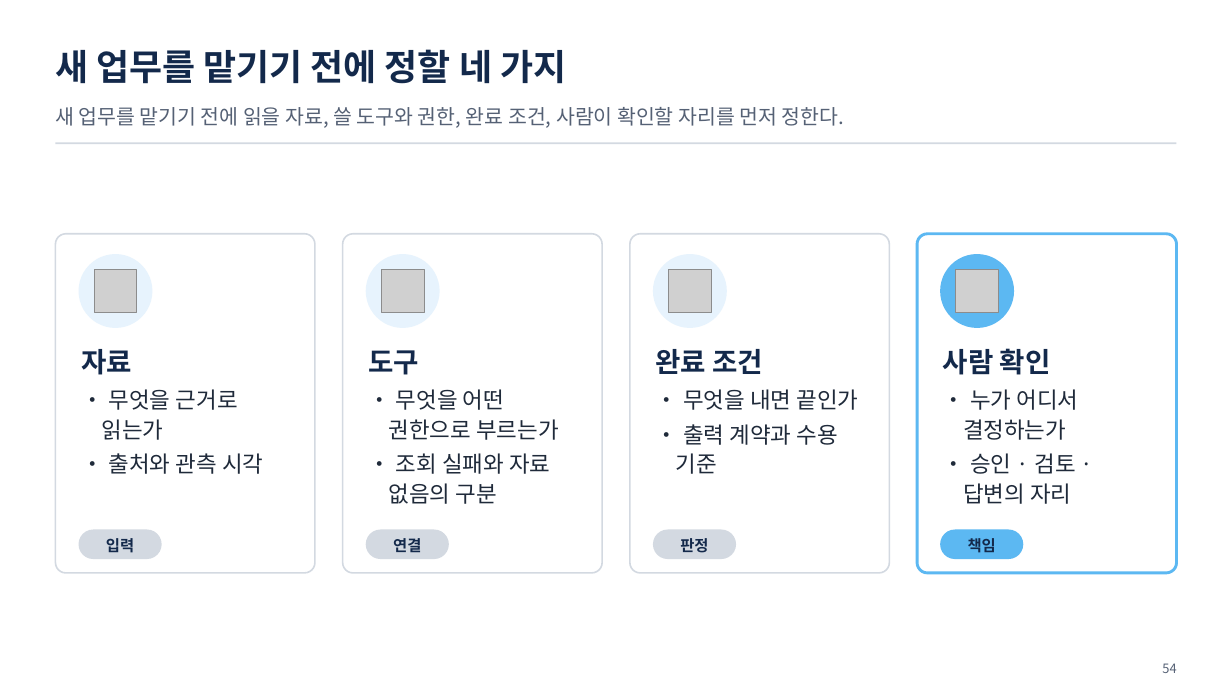
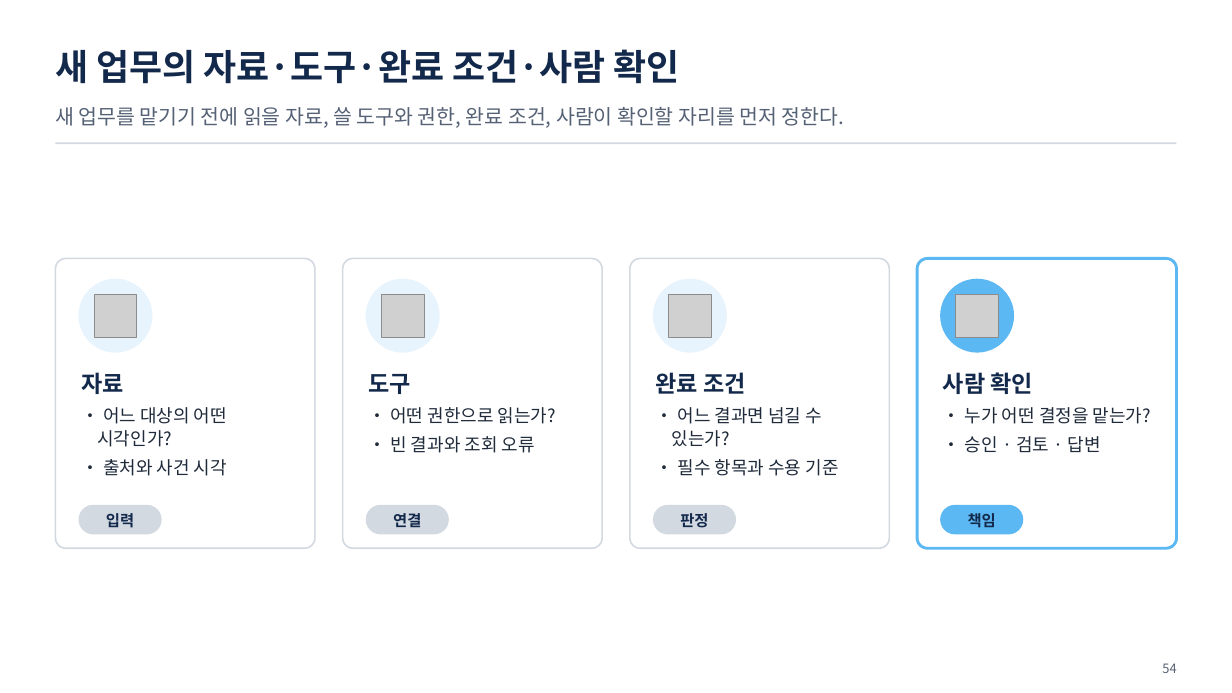
Before and after one commit to uengine-oss/hyd-iot-edu, a slide deck: slide 54 of workspace/강의제작/산출물/통합반/이론/08회차/통합반_08일차.pptx. Drawn at 1232x693 pixels with LibreOffice and Linux fonts; fonts in the diff are those of the drawing; grey boxes stand for pictures. Boxes give left, top, right and bottom in pixels: in the first picture for what was removed or moved away, otherwise in the second. Text is boxed around its words. In the diff, an @@ line names an element or a change of style, - is before the commit and + after.

Commit message:
통합반 8회차 06편 51~58장 개정 화면·대본의 검토 중간판 보존

```diff
--- a/workspace/강의제작/산출물/통합반/이론/08회차/통합반_08일차.pptx
+++ b/workspace/강의제작/산출물/통합반/이론/08회차/통합반_08일차.pptx
@@ text at box(55, 49, 680, 84): text changed @@
-새 업무를 맡기기 전에 정할 네 가지
+새 업무의 자료·도구·완료 조건·사람 확인
@@ rounded rectangle: place and size @@
-rounded rectangle at box(55, 234, 315, 573)
+rounded rectangle at box(55, 259, 315, 549)
@@ rounded rectangle: place and size @@
-rounded rectangle at box(343, 234, 603, 573)
+rounded rectangle at box(343, 259, 603, 549)
@@ rounded rectangle: place and size @@
-rounded rectangle at box(630, 234, 890, 573)
+rounded rectangle at box(630, 259, 890, 549)
@@ rounded rectangle: place and size @@
-rounded rectangle at box(917, 234, 1177, 573)
+rounded rectangle at box(917, 259, 1177, 549)
@@ 4 ellipses, 4 pictures: place and size @@
-4 ellipses, 4 pictures at box(79, 254, 1014, 328)
+4 ellipses, 4 pictures at box(79, 279, 1014, 353)
@@ text "자료": place and size @@
-text "자료" at box(81, 349, 263, 474)
+text "자료" at box(81, 372, 227, 476)
@@ text at box(81, 372, 124, 394): size 21.5 to 18 pt in "자료" @@
@@ text "도구": place and size @@
-text "도구" at box(368, 350, 559, 504)
+text "도구" at box(368, 374, 556, 453)
@@ text at box(368, 374, 411, 394): size 21.5 to 18 pt in "도구" @@
@@ text "완료 조건": place and size @@
-text "완료 조건" at box(656, 349, 858, 474)
+text "완료 조건" at box(656, 372, 839, 476)
@@ text at box(656, 372, 746, 394): size 21.5 to 18 pt in "완료 조건" @@
@@ text "사람 확인": place and size @@
-text "사람 확인" at box(943, 348, 1079, 504)
+text "사람 확인" at box(943, 372, 1151, 453)
@@ text at box(943, 372, 1034, 394): size 21.5 to 18 pt in "사람 확인" @@
@@ text at box(97, 407, 227, 476): text changed; size 17.5 to 14 pt @@
-• 무엇을 근거로 읽는가
-• 출처와 관측 시각
+• 어느 대상의 어떤 시각인가?
+• 출처와 사건 시각
@@ text at box(390, 407, 556, 453): text changed; size 17.5 to 14 pt @@
-• 무엇을 어떤 권한으로 부르는가
-• 조회 실패와 자료 없음의 구분
+• 어떤 권한으로 읽는가?
+• 빈 결과와 조회 오류
@@ text at box(672, 407, 839, 476): text changed; size 17.5 to 14 pt @@
-• 무엇을 내면 끝인가
-• 출력 계약과 수용 기준
+• 어느 결과면 넘길 수 있는가?
+• 필수 항목과 수용 기준
@@ text at box(965, 407, 1151, 453): text changed; size 17.5 to 14 pt @@
-• 누가 어디서 결정하는가
-• 승인 · 검토 · 답변의 자리
+• 누가 어떤 결정을 맡는가?
+• 승인 · 검토 · 답변
@@ 4 texts, 4 rounded rectangles: place and size @@
-4 texts, 4 rounded rectangles at box(79, 530, 1023, 559)
+4 texts, 4 rounded rectangles at box(79, 505, 1023, 534)
```
Also in this commit, not shown: 7 other slides changed, 6 other files.
